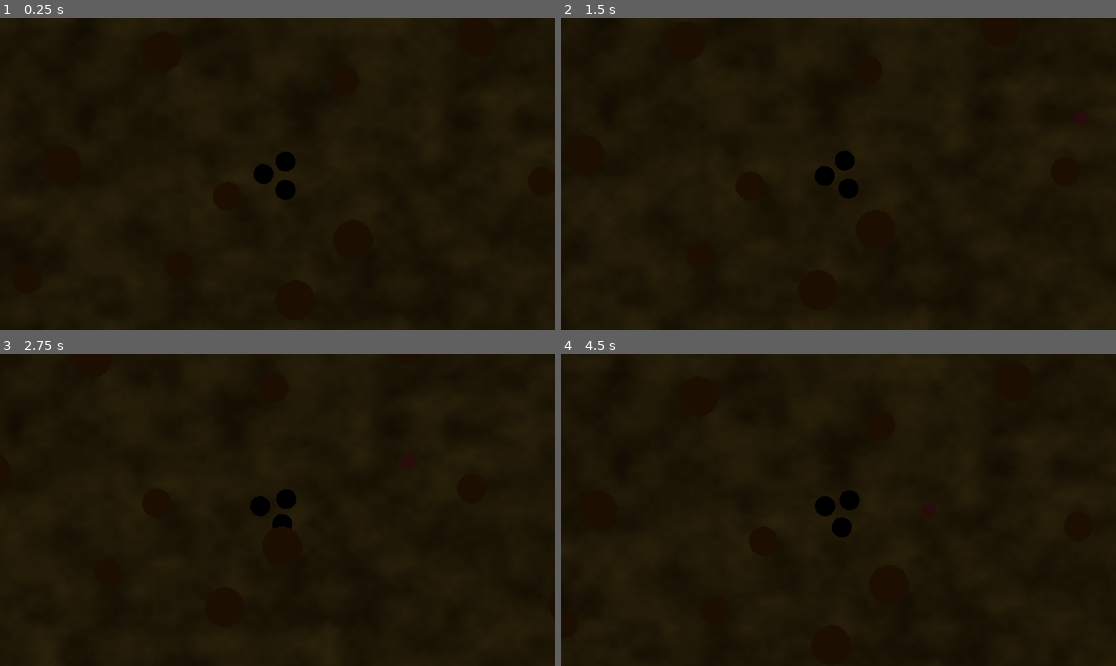
Above: before the commit, frames 1-4 (two rows, left to right).
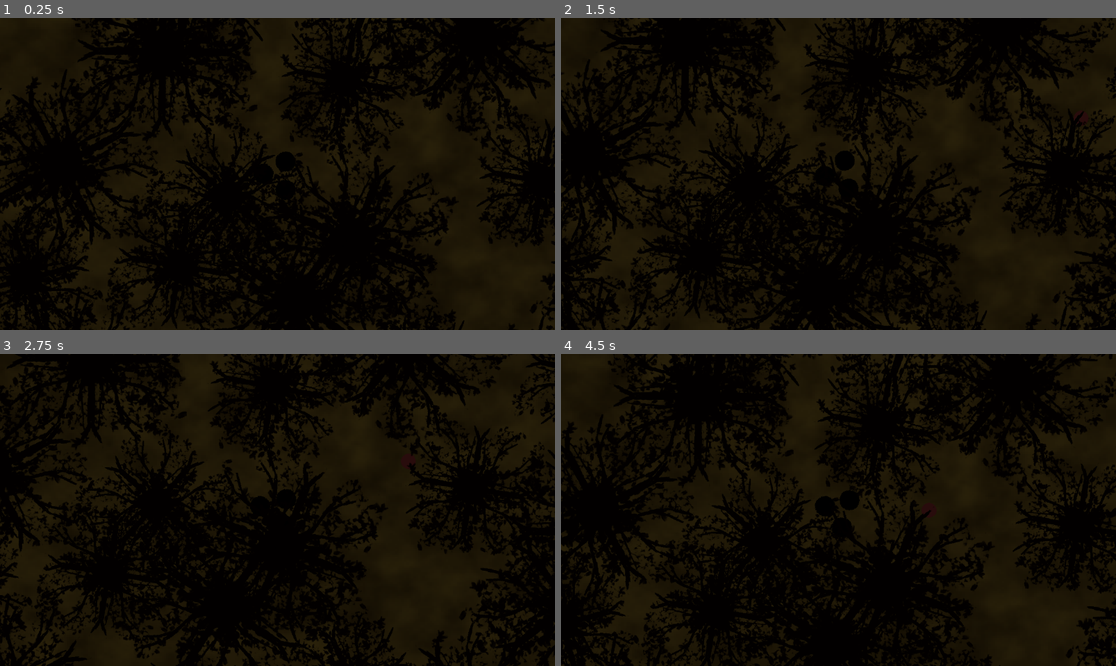
Above: after the commit, the same moments.

Repository: pawyza/darkload
Game: Godot game, scene res://world.tscn
The game is run twice, just before and just after one commit, with the same random seed, the same clock (stepped at 60 frames per second) and the same inputs.
Inputs (mouse positions are in pixels of both pictures, inside the frame that each line leads up to):
- Up to frame 1 (0.25 s): no input
- Up to frame 2 (1.5 s): tap Enter (ui_accept) at 0.5, 0.77 s; move the mouse to (960, 158) at 0.52 s; hold D (move_right) 0.53-1.28 s; move the mouse to (727, 189) at 1.27 s; hold S (move_down) from 1.28 s (still down)
- Up to frame 3 (2.75 s): tap Enter (ui_accept) at 1.52 s; move the mouse to (333, 441) at 2.02 s; release S (move_down) at 2.03 s; hold D (move_right) from 2.03 s (still down)
- Up to frame 4 (4.5 s): move the mouse to (810, 572) at 2.77 s; release D (move_right) at 2.78 s; hold W (move_up) 2.78-3.53 s; tap Enter (ui_accept) at 3.02, 3.77 s; move the mouse to (1005, 556) at 3.52 s; hold A (move_left) from 3.53 s (still down); move the mouse to (672, 463) at 4.27 s

The runs differ from the first frame. In frame 1, 33% of the frame differs, in the area x 0-100%, y 0-100%; in frame 2, 33%; in frame 3, 32%; in frame 4, 33%.

Commit message:
Assets wip

Diff:
--- /dev/null
+++ b/tree.gd
@@ -0,0 +1,4 @@
+extends StaticBody2D
+
+func _ready():
+	rotation = randf_range(0, 360)
--- a/tree.tscn
+++ b/tree.tscn
@@ -1,6 +1,7 @@
-[gd_scene load_steps=4 format=3 uid="uid://kg1ammyj3nba"]
+[gd_scene load_steps=5 format=3 uid="uid://kg1ammyj3nba"]
 
-[ext_resource type="Texture2D" uid="uid://b5r7pnoneyc00" path="res://LightCircle.png" id="1_vq6a4"]
+[ext_resource type="Script" path="res://tree.gd" id="1_1v87j"]
+[ext_resource type="Texture2D" uid="uid://1h4ao6ppfqsm" path="res://tree.png" id="1_agvfl"]
 
 [sub_resource type="CircleShape2D" id="CircleShape2D_slqb7"]
 
@@ -10,12 +11,15 @@
 [node name="Tree" type="StaticBody2D"]
 modulate = Color(0.470588, 0.25098, 0.0156863, 1)
 texture_filter = 1
+script = ExtResource("1_1v87j")
 
 [node name="CollisionShape2D" type="CollisionShape2D" parent="."]
 shape = SubResource("CircleShape2D_slqb7")
 
 [node name="Sprite2D" type="Sprite2D" parent="."]
-texture = ExtResource("1_vq6a4")
+self_modulate = Color(0.431373, 0.431373, 0.431373, 1)
+scale = Vector2(0.3, 0.3)
+texture = ExtResource("1_agvfl")
 
 [node name="LightOccluder2D" type="LightOccluder2D" parent="."]
 rotation = 0.00414869
--- a/tree_line.tscn
+++ b/tree_line.tscn
@@ -9,8 +9,6 @@
 texture_filter = 1
 
 [node name="TreeLineShape" type="Sprite2D" parent="."]
-modulate = Color(0.431373, 0.207843, 0, 1)
-scale = Vector2(4, 4)
 texture = ExtResource("1_geqmp")
 
 [node name="CollisionPolygon2D" type="CollisionPolygon2D" parent="."]
Binary file changed: TreeLineShape.png
Binary file added: tree.png
Not shown, added: tree.png.import
